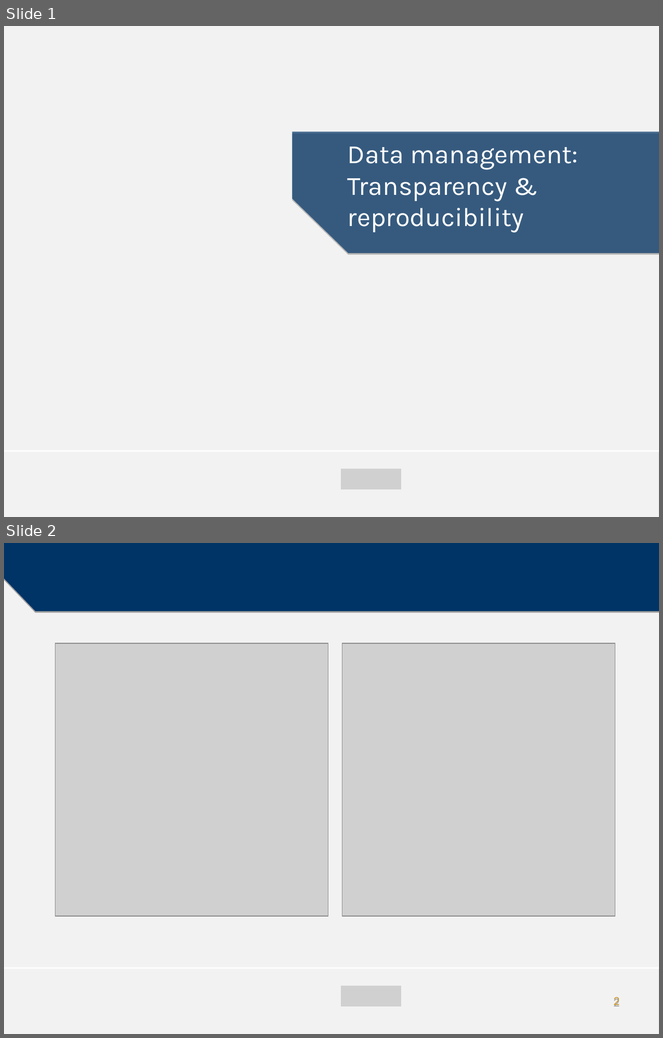
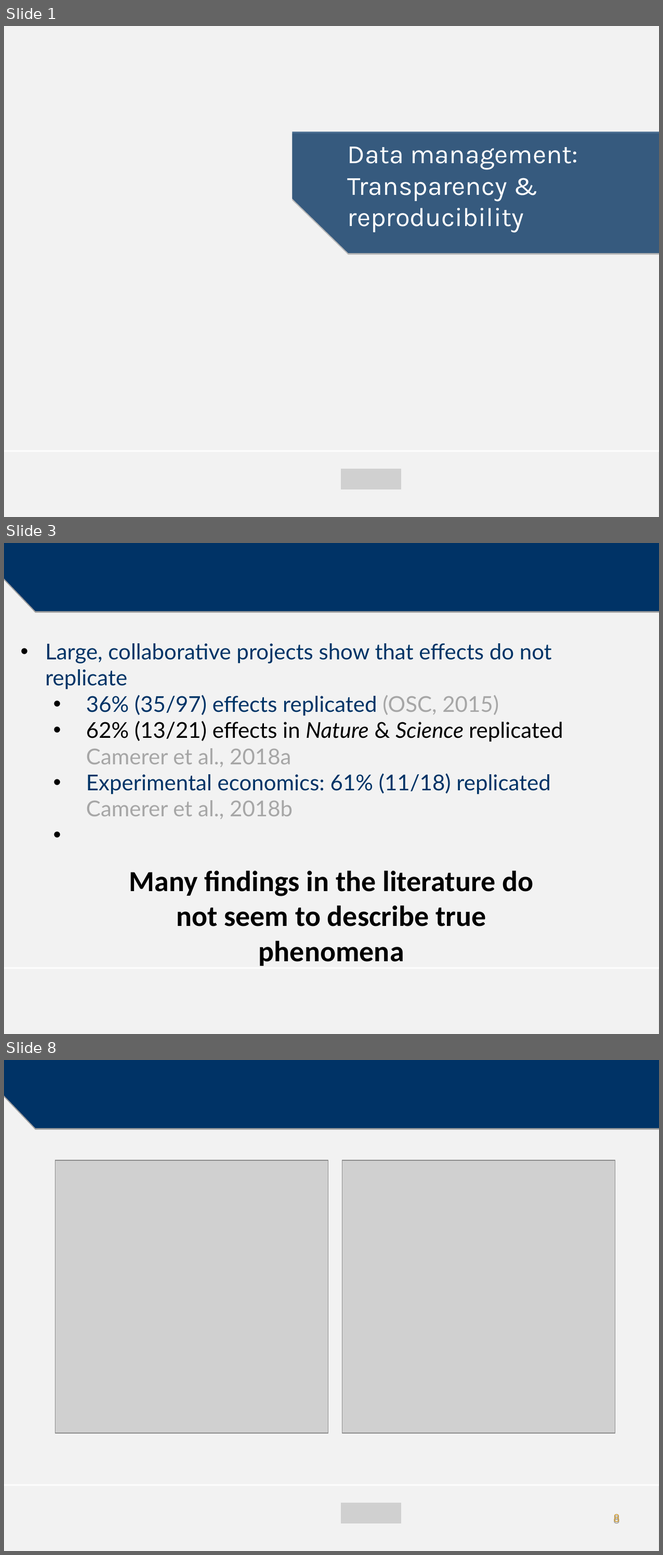
Before and after one commit to mzelst/talks, a slide deck: 2017/20171214 HRS_seminar_TiU/20171214 Transparency and reproducibility.odp. Shown one above the other, each under a label of ours: slides 1 and 2 before the commit, slides 1, 3 and 8 after it; the slides between them are not shown. The pictures are 663x1038 and 663x1555 pixels, drawn with LibreOffice and Linux fonts; fonts in the diff are those of the drawing; grey boxes stand for pictures; background and template pictures are left out. Boxes give left, top, right and bottom in pixels: in the first picture for what was removed or moved away, otherwise in the second. Text is boxed around its words. In the diff, an @@ line names an element or a change of style, - is before the commit and + after.

```diff
--- a/2017/20171214 HRS_seminar_TiU/20171214 Transparency and reproducibility.odp
+++ b/2017/20171214 HRS_seminar_TiU/20171214 Transparency and reproducibility.odp
@@ slide 3 added at bbox=[4, 543, 659, 1034], background #F2F2F2; not listed: 2 template elements that a slide beside it also shows @@
@@ text added at bbox=[45, 643, 563, 819], 24 pt, text #003366 @@
+• Large, collaborative projects show that effects do not replicate
+  • 36% (35/97) effects replicated (OSC, 2015)
+  • 62% (13/21) effects in Nature & Science replicated Camerer et al., 2018a
+  • Experimental economics: 61% (11/18) replicated Camerer et al., 2018b
@@ free added at bbox=[118, 860, 545, 971], 32 pt, text #000000, bold @@
+Many findings in the literature do not seem to describe true phenomena
@@ what was slide 2 is now slide 8 @@
@@ page number at bbox=[613, 1514, 620, 1524]: text changed @@
-2
+8
```
Also in this commit, not shown: 5 other slides added, 25 other files.
